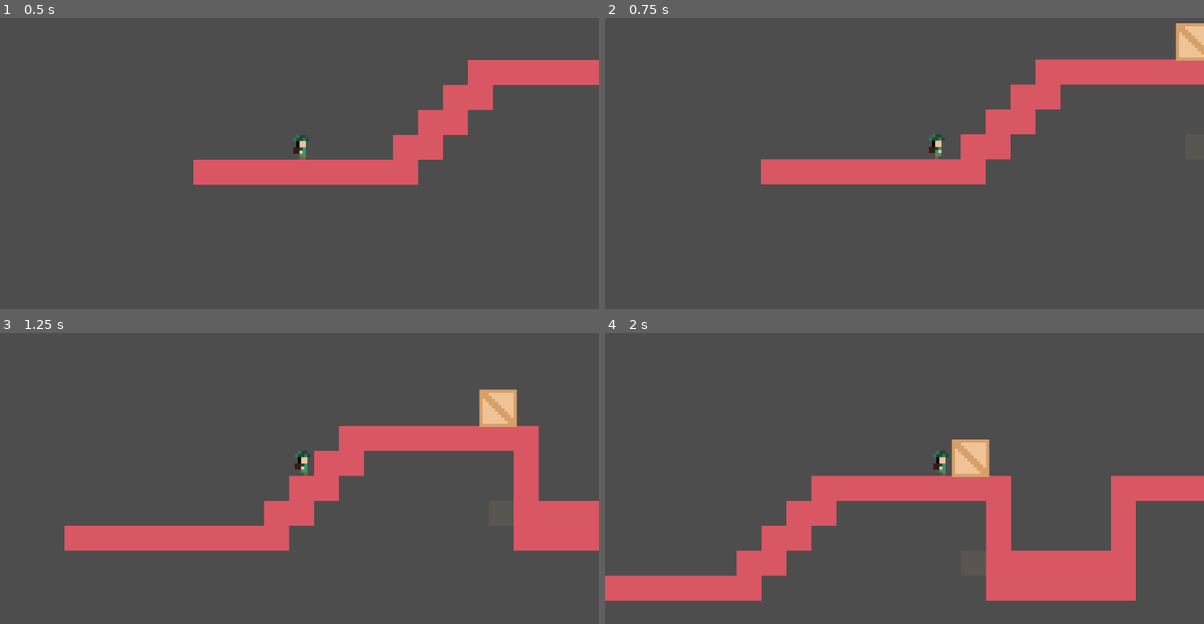
Above: before the commit, frames 1-4 (two rows, left to right).
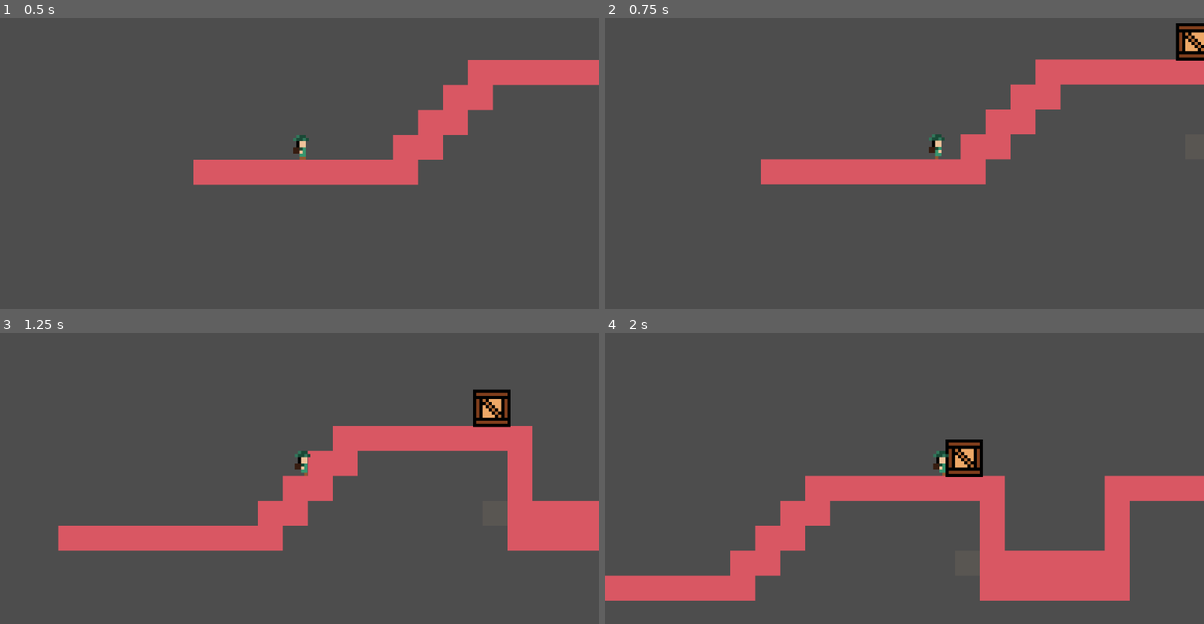
Above: after the commit, the same moments.

Repository: AzmainAhnaf/Speed-Jam-1
Game: Godot game, scene res://scenes/game.tscn
Two runs of this game, one before a commit and one after it. Both use one fixed random seed, a clock stepped at 60 frames per second and the inputs below.
Inputs:
- Up to frame 1 (0.5 s): no input
- Up to frame 2 (0.75 s): hold D (Move_right) from 0.53 s (still down); hold W (Is_climbing) from 0.53 s (still down)
- Up to frame 3 (1.25 s): keep holding D (Move_right); keep holding W (Is_climbing); tap Space (Jump) at 0.77 s
- Up to frame 4 (2 s): keep holding D (Move_right); release W (Is_climbing) at 1.28 s; tap W (Is_climbing) at 1.35 s; tap Space (Jump) at 1.52 s

Frame 1 is identical in both runs. In frame 2, 0.6% of the frame differs, in the area x 95-100%, y 1-15%; in frame 3, 2.4%; in frame 4, 3.0%, in the area x 20-89%, y 36-93%.

Commit message:
Updated sprites
box, small_box, big_box, ladder

Diff:
--- a/scenes/big_box.tscn
+++ b/scenes/big_box.tscn
@@ -1,7 +1,7 @@
 [gd_scene load_steps=4 format=3 uid="uid://b7u2hpgd0ijjs"]
 
-[ext_resource type="Texture2D" uid="uid://n37s40qers6y" path="res://assets/sprites/Big Box.jpeg" id="1_1h1rb"]
 [ext_resource type="Script" path="res://scripts/small_box.gd" id="1_86ni6"]
+[ext_resource type="Texture2D" uid="uid://bhqu71gnr0x7l" path="res://assets/sprites/big_box.png" id="2_54ybo"]
 
 [sub_resource type="RectangleShape2D" id="RectangleShape2D_uk0e2"]
 size = Vector2(12, 12)
@@ -12,7 +12,7 @@
 script = ExtResource("1_86ni6")
 
 [node name="Sprite2D" type="Sprite2D" parent="."]
-texture = ExtResource("1_1h1rb")
+texture = ExtResource("2_54ybo")
 
 [node name="CollisionShape2D" type="CollisionShape2D" parent="."]
 shape = SubResource("RectangleShape2D_uk0e2")
--- a/scenes/box.tscn
+++ b/scenes/box.tscn
@@ -1,7 +1,7 @@
 [gd_scene load_steps=4 format=3 uid="uid://ckelbqcvomnd5"]
 
 [ext_resource type="Script" path="res://scripts/small_box.gd" id="1_0snyy"]
-[ext_resource type="Texture2D" uid="uid://d0l2hw2gtv5lp" path="res://assets/sprites/Box.jpeg" id="1_bphe1"]
+[ext_resource type="Texture2D" uid="uid://dv8721rshd5bo" path="res://assets/sprites/box.png" id="2_82v7b"]
 
 [sub_resource type="RectangleShape2D" id="RectangleShape2D_4j584"]
 size = Vector2(8, 8)
@@ -12,7 +12,7 @@
 script = ExtResource("1_0snyy")
 
 [node name="Sprite2D" type="Sprite2D" parent="."]
-texture = ExtResource("1_bphe1")
+texture = ExtResource("2_82v7b")
 
 [node name="CollisionShape2D" type="CollisionShape2D" parent="."]
 shape = SubResource("RectangleShape2D_4j584")
--- a/scenes/game.tscn
+++ b/scenes/game.tscn
@@ -1,13 +1,13 @@
-[gd_scene load_steps=14 format=3 uid="uid://ccsgrrqmusfgb"]
+[gd_scene load_steps=13 format=3 uid="uid://ccsgrrqmusfgb"]
 
 [ext_resource type="Script" path="res://scripts/restart.gd" id="1_jek2o"]
 [ext_resource type="PackedScene" uid="uid://dbec3d5jx4ugc" path="res://scenes/player.tscn" id="1_uouon"]
 [ext_resource type="Texture2D" uid="uid://src50b5lkno5" path="res://assets/sprites/Tileset.png" id="2_vbvfb"]
 [ext_resource type="PackedScene" uid="uid://b7u2hpgd0ijjs" path="res://scenes/big_box.tscn" id="6_5mqi7"]
-[ext_resource type="Texture2D" uid="uid://cfufx6redkap" path="res://assets/sprites/ladder.png" id="7_pwljt"]
 [ext_resource type="PackedScene" uid="uid://cn04chs47h1fs" path="res://scenes/killzone.tscn" id="7_qf34e"]
 [ext_resource type="PackedScene" uid="uid://cvo8423f5g20c" path="res://scenes/enemy.tscn" id="8_o85t6"]
 [ext_resource type="PackedScene" uid="uid://b2o6i2pdkxx5i" path="res://scenes/ladder.tscn" id="8_ogqs8"]
+[ext_resource type="Texture2D" uid="uid://duf05t710k6sp" path="res://assets/sprites/Ladder.png" id="8_tkxos"]
 
 [sub_resource type="TileSetAtlasSource" id="TileSetAtlasSource_fhgqg"]
 resource_name = "white_tiles"
@@ -149,11 +149,8 @@
 
 [sub_resource type="WorldBoundaryShape2D" id="WorldBoundaryShape2D_nix50"]
 
-[sub_resource type="RectangleShape2D" id="RectangleShape2D_2oh2e"]
-size = Vector2(10, 58)
-
-[sub_resource type="RectangleShape2D" id="RectangleShape2D_sm0t8"]
-size = Vector2(8, 39)
+[sub_resource type="RectangleShape2D" id="RectangleShape2D_a0r52"]
+size = Vector2(8, 54)
 
 [node name="Game" type="Node2D"]
 script = ExtResource("1_jek2o")
@@ -186,31 +183,16 @@
 
 [node name="Ladders" type="Node" parent="."]
 
-[node name="Ladder" parent="Ladders" instance=ExtResource("8_ogqs8")]
-position = Vector2(395, 62)
-
-[node name="Sprite2D" type="Sprite2D" parent="Ladders/Ladder"]
-position = Vector2(0, 6)
-texture = ExtResource("7_pwljt")
-region_enabled = true
-region_rect = Rect2(0, 0, 10, 59)
-
-[node name="CollisionShape2D" type="CollisionShape2D" parent="Ladders/Ladder"]
-position = Vector2(0, 6)
-shape = SubResource("RectangleShape2D_2oh2e")
-
-[node name="Ladder2" parent="Ladders" instance=ExtResource("8_ogqs8")]
-position = Vector2(466, 22)
-
-[node name="Sprite2D" type="Sprite2D" parent="Ladders/Ladder2"]
-position = Vector2(0, 7)
-texture = ExtResource("7_pwljt")
-region_enabled = true
-region_rect = Rect2(0, 0, 10, 39)
-
-[node name="CollisionShape2D" type="CollisionShape2D" parent="Ladders/Ladder2"]
-position = Vector2(0, 6.5)
-shape = SubResource("RectangleShape2D_sm0t8")
-
 [node name="Enemy" parent="." instance=ExtResource("8_o85t6")]
 position = Vector2(559, 43)
+
+[node name="Ladder" parent="." instance=ExtResource("8_ogqs8")]
+position = Vector2(394, 70)
+
+[node name="Sprite2D" type="Sprite2D" parent="Ladder"]
+texture = ExtResource("8_tkxos")
+region_enabled = true
+region_rect = Rect2(0, 0, 10, 54)
+
+[node name="CollisionShape2D" type="CollisionShape2D" parent="Ladder"]
+shape = SubResource("RectangleShape2D_a0r52")
--- a/scenes/player.tscn
+++ b/scenes/player.tscn
@@ -90,7 +90,7 @@
 }]
 
 [sub_resource type="RectangleShape2D" id="RectangleShape2D_vj8at"]
-size = Vector2(6, 7)
+size = Vector2(3, 7)
 
 [node name="Player" type="CharacterBody2D"]
 collision_layer = 2
@@ -100,9 +100,9 @@
 z_index = 5
 z_as_relative = false
 sprite_frames = SubResource("SpriteFrames_s54oa")
-animation = &"Climb"
+animation = &"Idle"
 autoplay = "Idle"
 
 [node name="CollisionShape2D" type="CollisionShape2D" parent="."]
-position = Vector2(0, 0.5)
+position = Vector2(-0.5, 0.5)
 shape = SubResource("RectangleShape2D_vj8at")
--- a/scenes/small_box.tscn
+++ b/scenes/small_box.tscn
@@ -1,17 +1,17 @@
 [gd_scene load_steps=4 format=3 uid="uid://iimeofyns3k8"]
 
-[ext_resource type="Texture2D" uid="uid://dxn7cnkh8dppk" path="res://assets/sprites/Small Box.jpeg" id="1_3twao"]
 [ext_resource type="Script" path="res://scripts/small_box.gd" id="1_8olgx"]
+[ext_resource type="Texture2D" uid="uid://sucn134hdhwb" path="res://assets/sprites/small_box.png" id="2_ac0xv"]
 
 [sub_resource type="RectangleShape2D" id="RectangleShape2D_8nu7b"]
-size = Vector2(4, 4)
+size = Vector2(6, 6)
 
 [node name="Small Box" type="RigidBody2D"]
 mass = 0.2
 script = ExtResource("1_8olgx")
 
 [node name="Sprite2D" type="Sprite2D" parent="."]
-texture = ExtResource("1_3twao")
+texture = ExtResource("2_ac0xv")
 
 [node name="CollisionShape2D" type="CollisionShape2D" parent="."]
 shape = SubResource("RectangleShape2D_8nu7b")
Binary file removed: assets/sprites/Big Box.jpeg
Binary file removed: assets/sprites/Box.jpeg
Binary file removed: assets/sprites/Small Box.jpeg
Binary file added: assets/sprites/big_box.png
Not shown, changed: assets/sprites/big_box.png.import
Binary file added: assets/sprites/box.png
Not shown, changed: assets/sprites/box.png.import
Binary file changed: assets/sprites/ladder.png
Not shown, changed: assets/sprites/ladder.png.import
Binary file added: assets/sprites/small_box.png
Not shown, changed: assets/sprites/small_box.png.import
